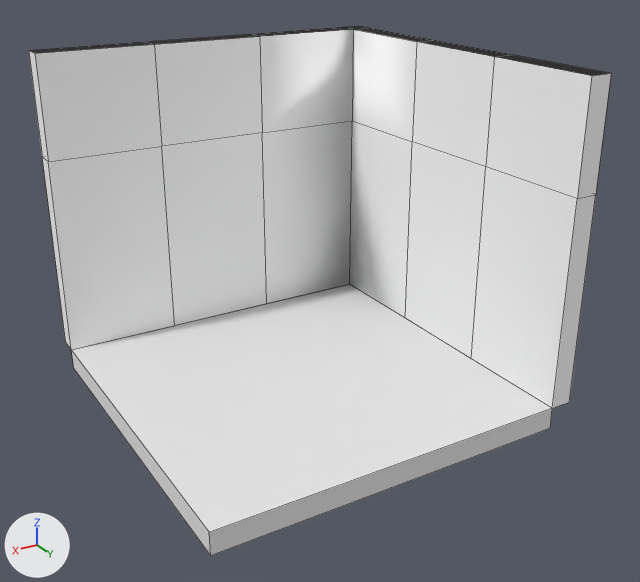
What one commit did to the FBX model GameDesignTifa/Assets/_GameDesignTifa/FBX/Map/Corner4.fbx.
Camera for both pictures: a 50 mm lens placed at (4.36, 7.78, 5.02), pointed at (-0.2, 0.18, 1.22). The axes (+X, +Y, +Z) are drawn at lower left. The lights are the same throughout. Mesh edges are drawn as thin lines.

Names of what the first picture shows: 'Corner4'.
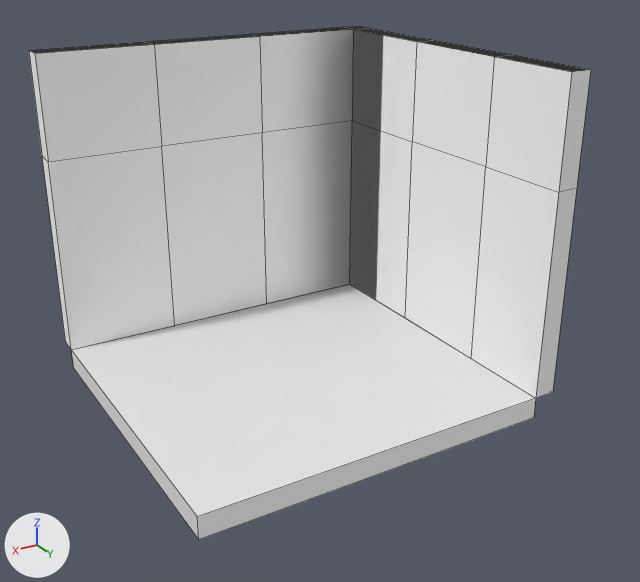
The newer file is also turned or shifted as a whole; pictures and numbers use the older file's frame.

The change, as a list of edits to the scene's bpy script:
```text
Change me_cube_014:
    used by ob_corner4; location = (0.0, 0.0, 0.0)
    remove me_cube_014.from_pydata(...)  # 53 vertices, 54 faces; spans x -2.25..2.0, y -2.25..2.0, z -0.12..3.62
    add me_cube_014.from_pydata(...)  # 53 vertices, 54 faces; spans x -2.25..2.0, y -2.25..1.75, z -0.12..3.62
    me_cube_014 part 1: all 9 vertices in x -2.25..2.0, y 2.0, z -0.12..3.62 are moved by (0.0, -0.25, 0.0)
    me_cube_014 part 2: 1 face spanning x -2.0..2.0, y 1.75, z -0.12..0.12 switches from mat_floor (white #e7e7e7) to mat_wall (white #ffffff)
```

Changed parts and their boxes [x1, y1, x2, y2] in the pictures (640 x 582 px; the box of a moved part takes in the faces that stretch with it):
'Corner4', reshaped
    before: [29, 26, 611, 556]
    after: [29, 26, 591, 539]
part 1 of me_cube_014, moved or reshaped
    before: [72, 55, 611, 556]
    after: [72, 55, 591, 539]
part 2 of me_cube_014, recoloured
    before: [209, 409, 552, 555]
    after: [197, 398, 536, 539]
